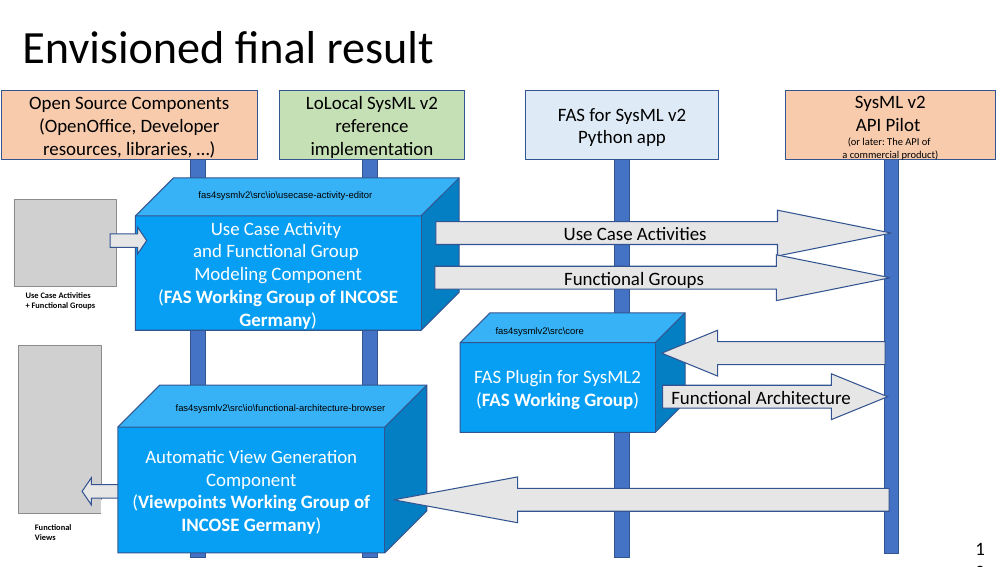
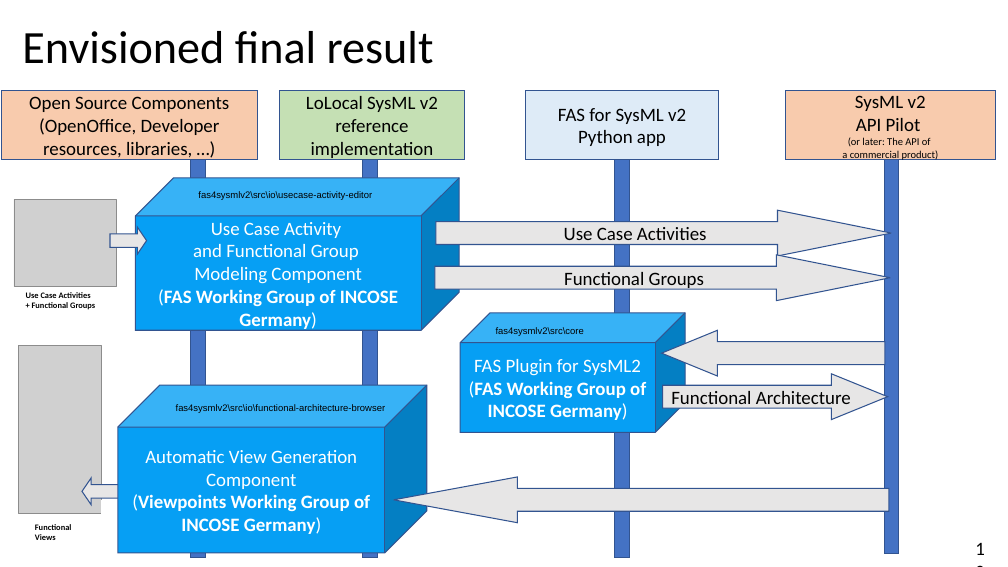
Before and after one commit to GfSE/fas4sysmlv2, a slide deck: slide 10 of doc/tech-docs/sysmlv2-pilot/fas4sysmlv2.odp. Drawn at 1008x567 pixels with LibreOffice and Linux fonts; fonts in the diff are those of the drawing; grey boxes stand for pictures. Boxes give left, top, right and bottom in pixels: in the first picture for what was removed or moved away, otherwise in the second. Text is boxed around its words. In the diff, an @@ line names an element or a change of style, - is before the commit and + after.

```diff
--- a/doc/tech-docs/sysmlv2-pilot/fas4sysmlv2.odp
+++ b/doc/tech-docs/sysmlv2-pilot/fas4sysmlv2.odp
@@ text in cube at box(469, 381, 646, 420): text changed @@
-(FAS Working Group)
+(FAS Working Group of INCOSE Germany)
```
Also in this commit, not shown: 1 other slide changed.
